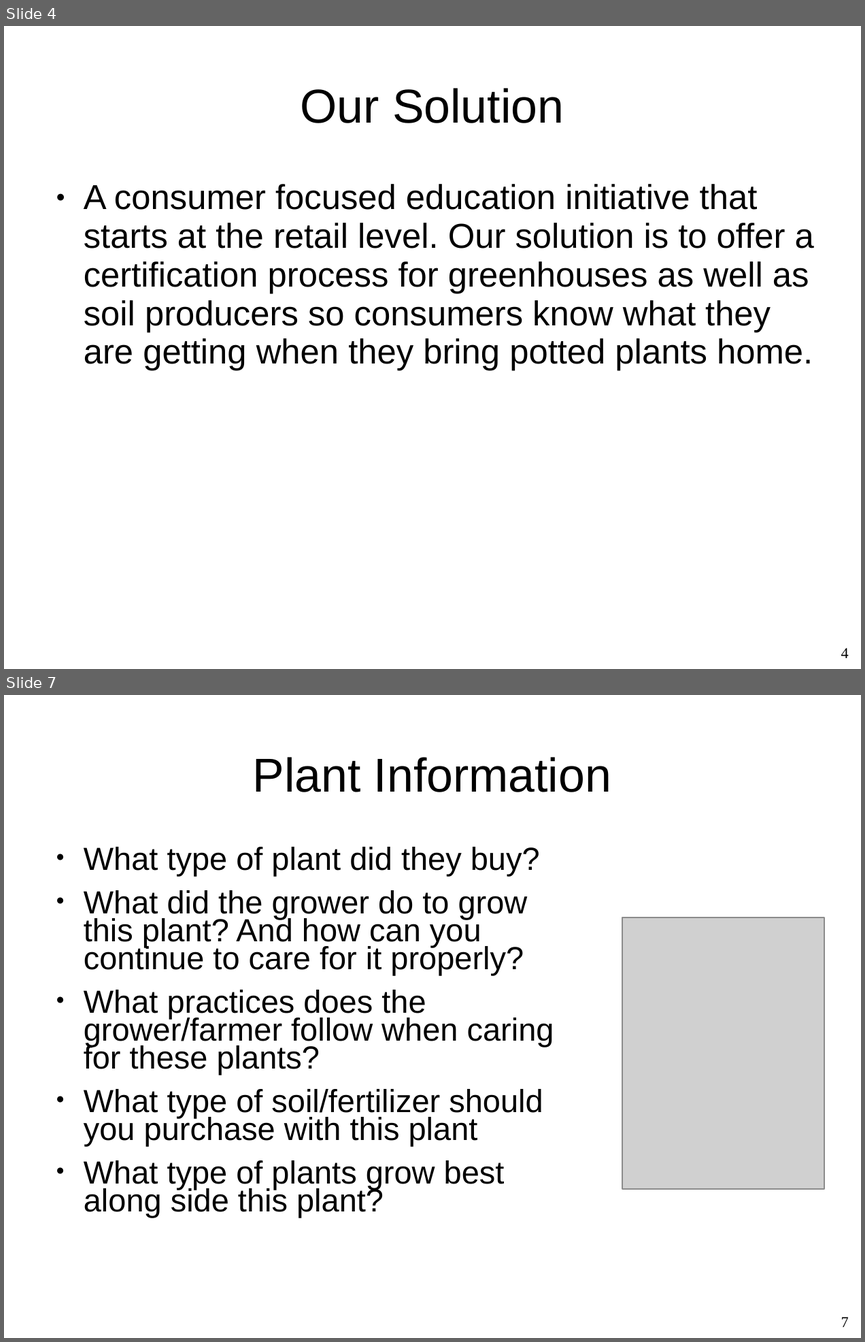
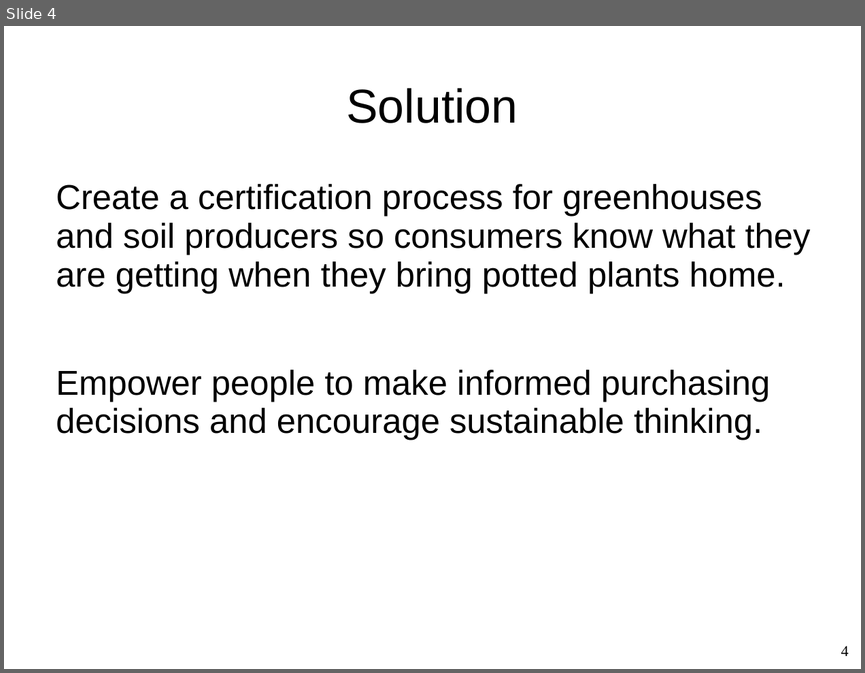
Before and after one commit to Whiteat/Hackathon2019, a slide deck: Presentation.ppt. Shown one above the other, each under a label of ours: slides 4 and 7 before the commit, slide 4 after it; the slides between them are not shown. The pictures are 865x1342 and 865x673 pixels, drawn with LibreOffice and Linux fonts; fonts in the diff are those of the drawing; grey boxes stand for pictures; background and template pictures are left out. Boxes give left, top, right and bottom in pixels: in the first picture for what was removed or moved away, otherwise in the second. Text is boxed around its words. In the diff, an @@ line names an element or a change of style, - is before the commit and + after.

```diff
--- a/Presentation.ppt
+++ b/Presentation.ppt
@@ slide 7 removed at (4,695,861,1338), background picture (left out) @@
@@ title removed at (253,757,611,792) @@
-Plant Information
@@ text removed at (84,847,554,1217) @@
-● What type of plant did they buy?
-● What did the grower do to grow this plant? And how can you continue to care for it properly?
-● What practices does the grower/farmer follow when caring for these plants?
-● What type of soil/fertilizer should you purchase with this plant
-● What type of plants grow best along side this plant?
@@ picture removed at (622,917,824,1189) @@
@@ page number removed at (841,1317,849,1327) @@
-7
@@ slide 4 changed as well @@
@@ title at (346,88,517,123): text changed @@
-Our Solution
+Solution
@@ text at (56,184,810,440): text changed @@
-● A consumer focused education initiative that starts at the retail level. Our solution is to offer a certification process for greenhouses as well as soil producers so consumers know what they are getting when they bring potted plants home.
+Create a certification process for greenhouses and soil producers so consumers know what they are getting when they bring potted plants home.
+Empower people to make informed purchasing decisions and encourage sustainable thinking.
```
Also in this commit, not shown: 4 other slides changed, 3 slides added, 2 other slides removed.
